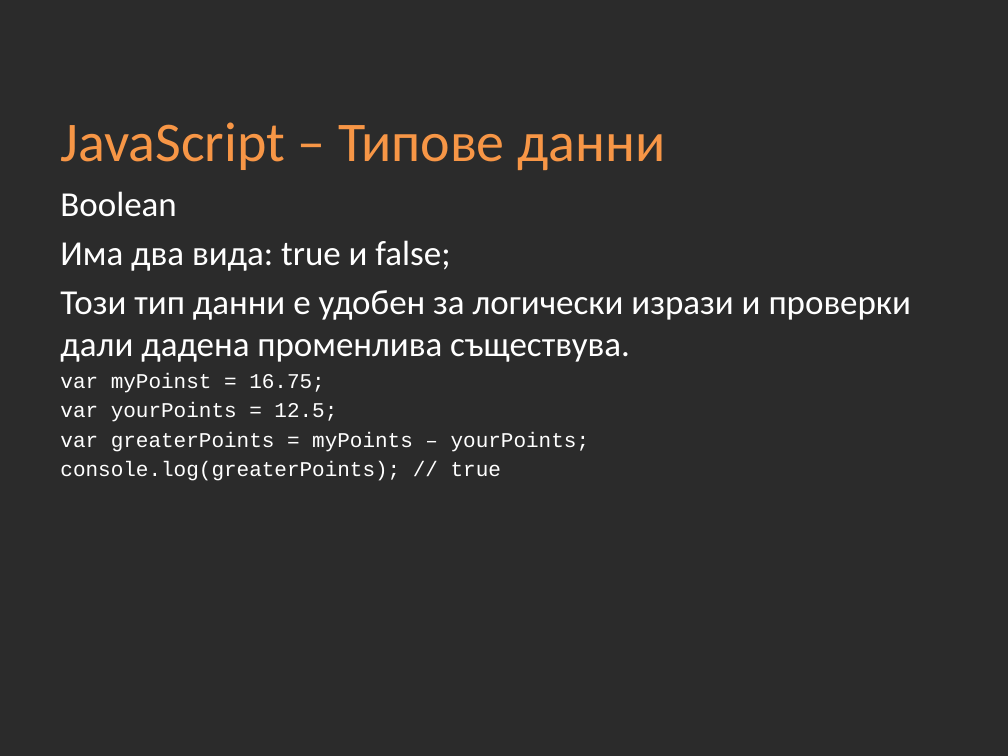
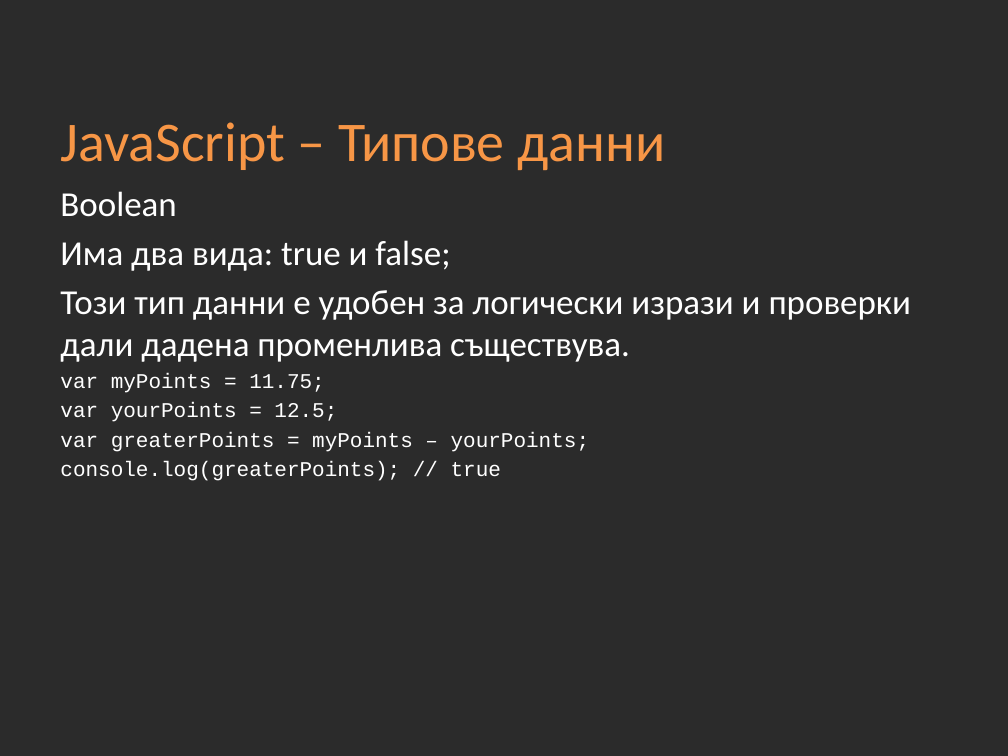
Before and after one commit to Academy-Soft-Intellect/Front-End-Course, a slide deck: slide 13 of 10-JavaScript-Basics.pptx. Drawn at 1008x756 pixels with LibreOffice and Linux fonts; fonts in the diff are those of the drawing; background and template pictures are left out; a plain dark background stands for a picture behind light text. Boxes give left, top, right and bottom in pixels: in the first picture for what was removed or moved away, otherwise in the second. Text is boxed around its words. In the diff, an @@ line names an element or a change of style, - is before the commit and + after.

```diff
--- a/10-JavaScript-Basics.pptx
+++ b/10-JavaScript-Basics.pptx
@@ text at (60,373,325,393): text changed @@
-var myPoinst = 16.75;
+var myPoints = 11.75;
```
Also in this commit, not shown: 10 other slides changed.
